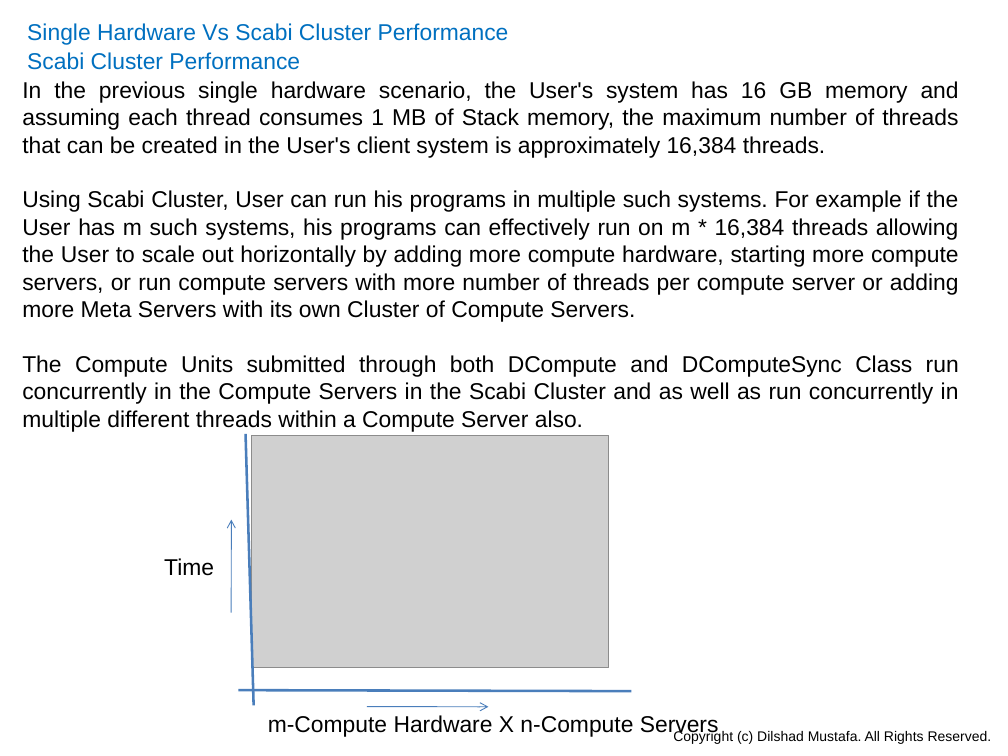
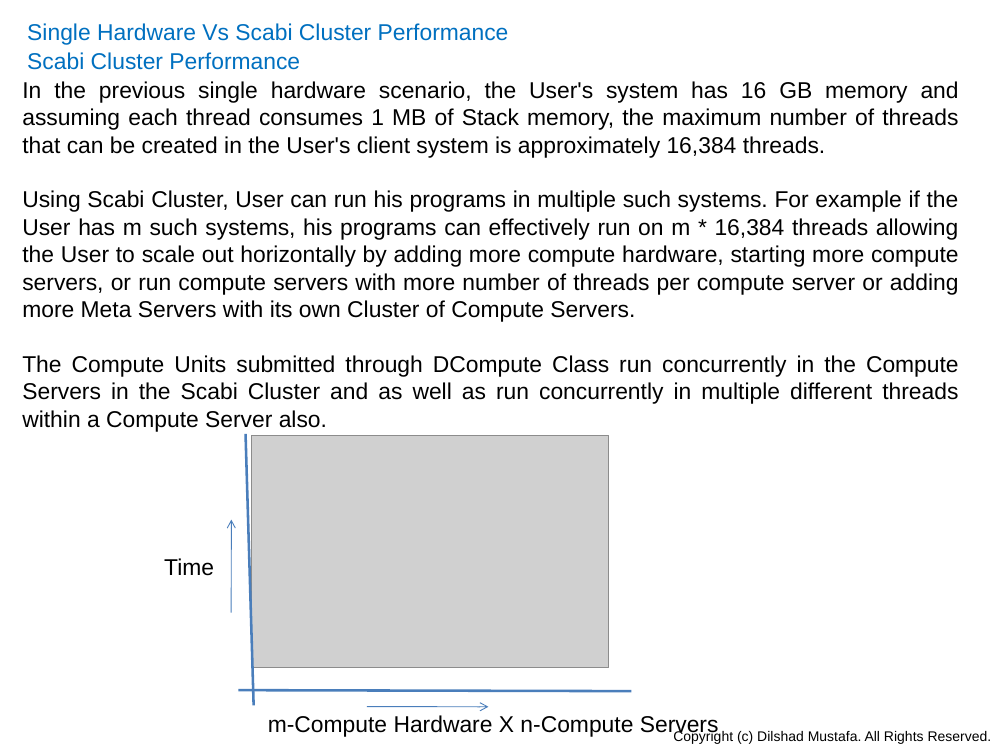
Before and after one commit to dilshadmustafa/scabi, a slide deck: slide 38 of Documentation/Scabi.pptx (slide 31 before the commit). Drawn at 1008x756 pixels with LibreOffice and Linux fonts; fonts in the diff are those of the drawing; grey boxes stand for pictures. Boxes give left, top, right and bottom in pixels: in the first picture for what was removed or moved away, otherwise in the second. Text is boxed around its words. In the diff, an @@ line names an element or a change of style, - is before the commit and + after.

```diff
--- a/Documentation/Scabi.pptx
+++ b/Documentation/Scabi.pptx
@@ text at box(22, 355, 959, 432): text changed @@
-The Compute Units submitted through both DCompute and DComputeSync Class run concurrently in the Compute Servers in the Scabi Cluster and as well as run concurrently in multiple different threads within a Compute Server also.
+The Compute Units submitted through DCompute Class run concurrently in the Compute Servers in the Scabi Cluster and as well as run concurrently in multiple different threads within a Compute Server also.
```
Also in this commit, not shown: 13 other slides changed, 10 slides added, 3 slides removed.
